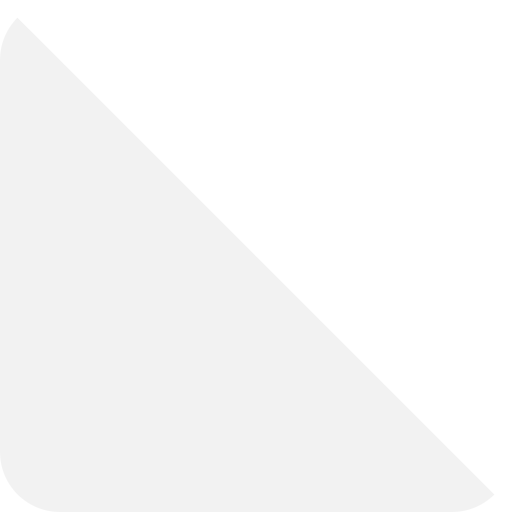
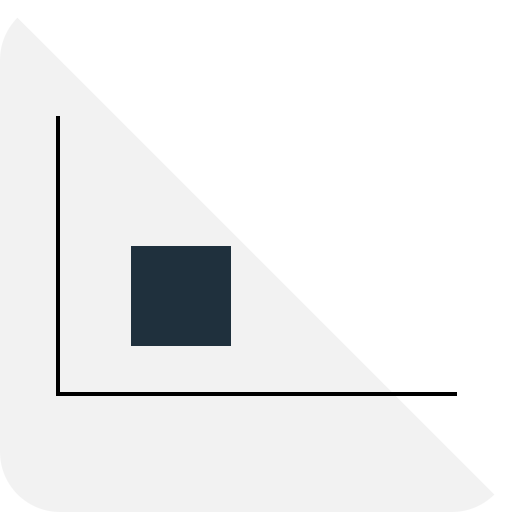
Two versions of the same layered image (512 x 512). Layer-by-layer changes:
added layer "player" above "wall" over [131, 246, 231, 346]
added layer "wall" above "background" over [56, 116, 457, 396]
